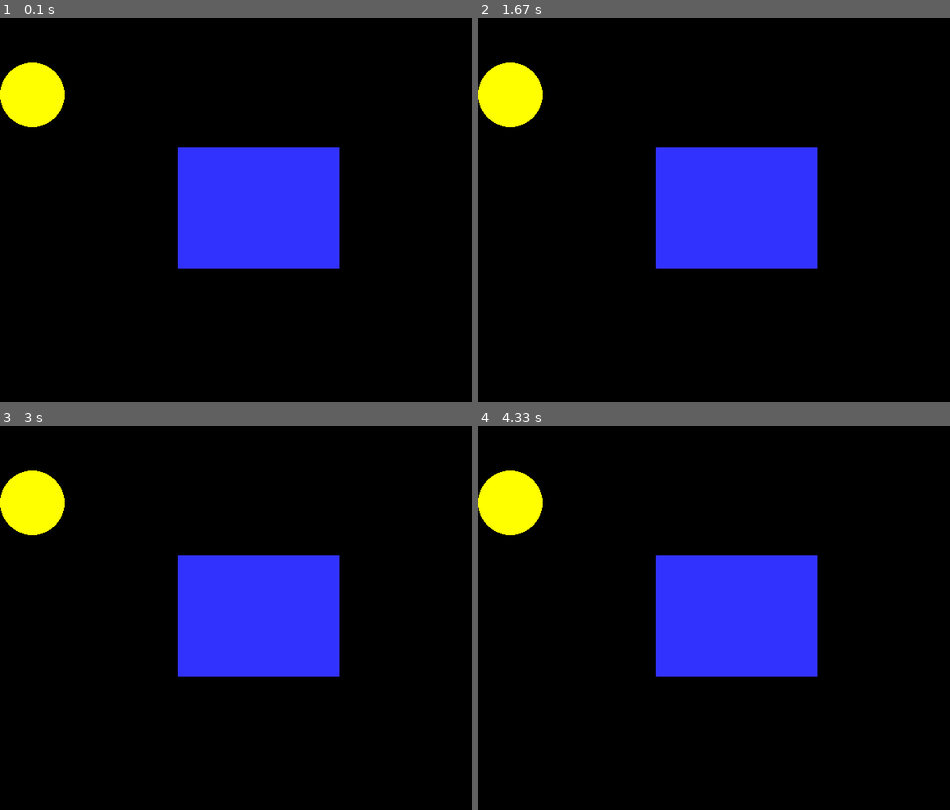
Above: before the commit, frames 1-4 (two rows, left to right).
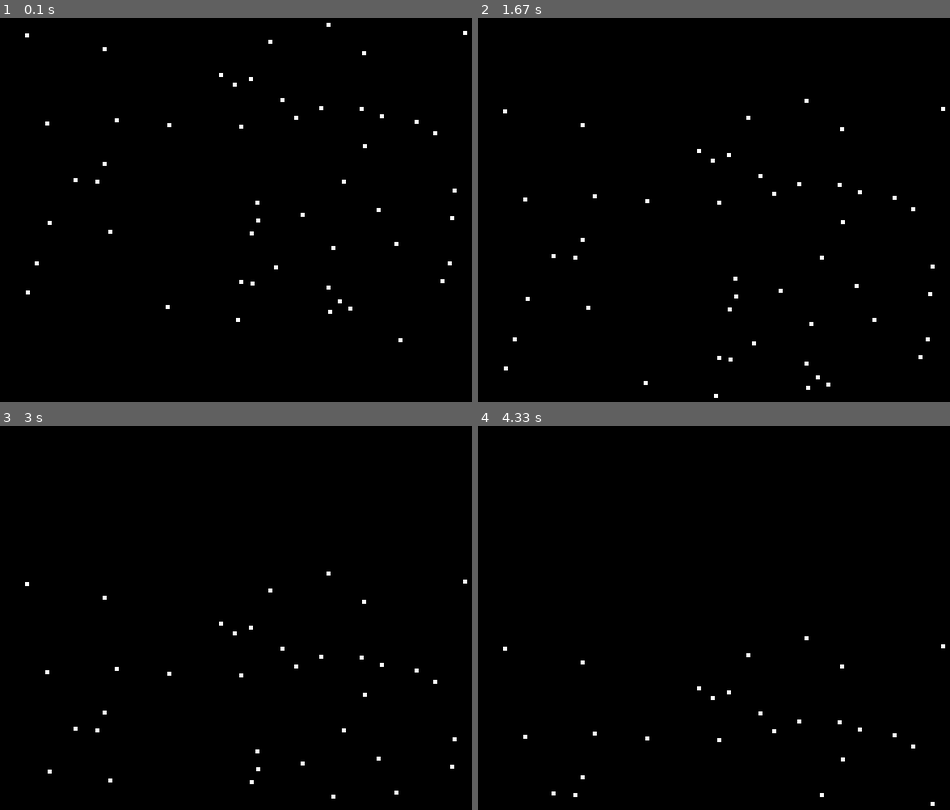
Above: after the commit, the same moments.

Repository: paolocecco/Pygamepc
Game: pygame game, started from Sprite.py
Same seed, same stepped clock (60 frames per second), same inputs: the game is played once before the commit and once after it.
Inputs:
- Up to frame 1 (0.1 s): no input
- Up to frame 2 (1.67 s): no input
- Up to frame 3 (3 s): no input
- Up to frame 4 (4.33 s): no input

The runs differ from the first frame. In frame 1, 13% of the frame differs, in the area x 0-99%, y 1-85%; in frame 2, 13%; in frame 3, 13%; in frame 4, 13%.

Commit message:
snowupdate

Diff:
--- a/Sprite.py
+++ b/Sprite.py
@@ -1,6 +1,8 @@
 import pygame
 import math
 import random
+
+from pygame.draw import rect
 
 #Global Constants
 
@@ -24,9 +26,11 @@
 ##DEFINE the class SNOW which is a SPRITE
 class Snow(pygame.sprite.Sprite):
     #define the CONSTRUCTOR for SNOW
-    def __init__(self, color, width, height):
+    def __init__(self, color, width, height, speed):
         #CALL the SPRITE CONSTRUCTOR
         super().__init__()
+        #set speed of sprite
+        self.speed = speed
         #create SPRITE and fill it with colour
         self.image = pygame.Surface([width,height])
         self.image.fill(color)
@@ -35,13 +39,34 @@
         self.rect.x = random.randrange(0,600)
         self.rect.y = random.randrange(0,400)
     #end procedure
+    def update(self):
+        self.rect.y = self.rect.y + self.speed
+    #end procedure
 #end class
 
 
 #Exit gae flap set to false
 done = False
+
+#create a list of the snow blocks
+snow_group = pygame.sprite.Group()
+
+#create a list of all sprites
+all_sprites_group = pygame.sprite.Group()
+
 #Manages how fast screen refreshes
 clock = pygame.time.Clock()
+
+
+#create the snowflakes
+number_of_flakes = 50 #50 snowflakes
+for x in range (number_of_flakes):
+    my_snow = Snow(WHITE, 5, 5, 1) #snowflakes made white with dimensions 5 by 5
+    snow_group.add (my_snow) #adds the new snowflake to the group of snowflakes
+    all_sprites_group.add (my_snow) #adds this snowflake to group of sprites
+
+#next
+
 
 
 ### GAME LOOP
@@ -58,13 +83,13 @@
     #next event
 
     #Game logic goes after this comment
+    all_sprites_group.update()
+
     #screen background is BLACK
     screen.fill (BLACK)
 
     #draw here
-
-    pygame.draw.rect(screen, BLUE, (220,165,200,150))
-    pygame.draw.circle(screen, YELLOW, (40,100),40,0)
+    all_sprites_group.draw (screen)
     #flip display to reveal new postion of objects (refreshes screen)
     pygame.display.flip()
     #clock ticks over
